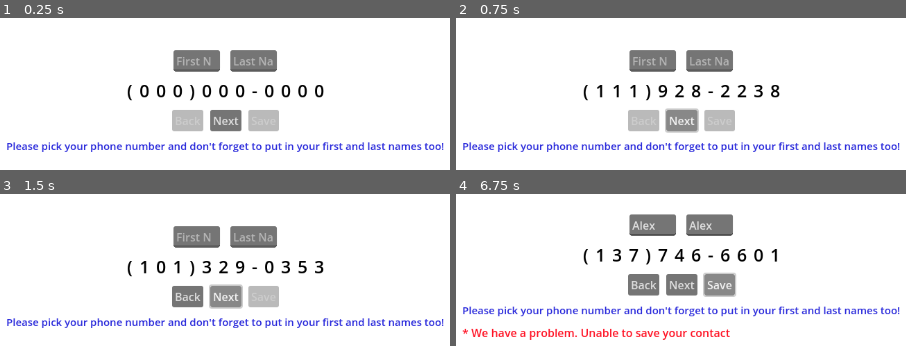
Above: before the commit, frames 1-4 (two rows, left to right).
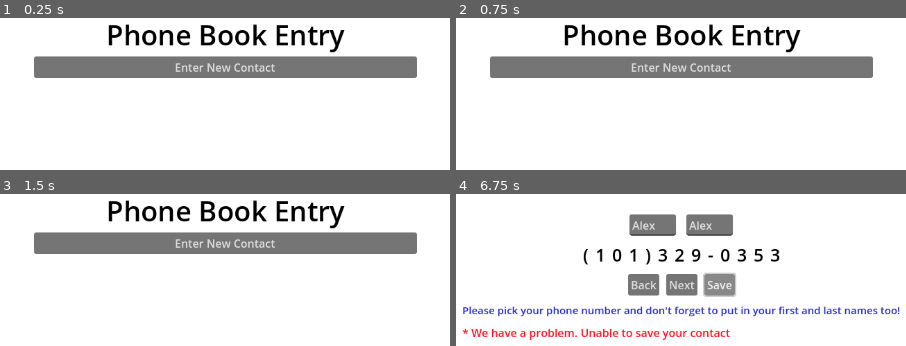
Above: after the commit, the same moments.

Repository: mjcampos/phone_number_entry
Game: Godot game, scene res://Menu/menu.tscn
Same seed, same stepped clock (60 frames per second), same inputs: the game is played once before the commit and once after it. Before the commit the project starts from res://MainView/main_view.tscn.
Inputs (mouse positions are in pixels of both pictures, inside the frame that each line leads up to):
- Up to frame 1 (0.25 s): no input
- Up to frame 2 (0.75 s): click (681, 119) at 0.5 s, where only the run before the commit has a clickable "Next"
- Up to frame 3 (1.5 s): click (225, 295) at 1.25 s, where only the run before the commit has a clickable "Next"
- Up to frame 4 (6.75 s): click (681, 242) at 2 s, where only the run after the commit has a clickable "Enter New Contact"; click (654, 236) at 2.77 s; type "Alex" at 2.85 s; click (708, 236) at 3 s; type "Alex" at 3.08 s; click "Next" at 3.5 s; click "Next" at 4.25 s; click "Next" at 5 s; click "Back" at 5.75 s; click "Save" at 6.5 s

The runs differ from the first frame. In frame 1, 22% of the frame differs, in the area x 1-99%, y 3-89%; in frame 2, 22%; in frame 3, 22%; in frame 4, 0.9%.

Commit message:
Add Menu scene and set it as starting scene

Diff:
--- /dev/null
+++ b/Menu/menu.gd
@@ -0,0 +1,7 @@
+extends Control
+
+@export_file(".tscn") var file_path
+
+
+func _on_new_entry_button_pressed() -> void:
+	get_tree().change_scene_to_file(file_path)
--- /dev/null
+++ b/Menu/menu.tscn
@@ -0,0 +1,52 @@
+[gd_scene load_steps=3 format=3 uid="uid://dxb2o1po3kriq"]
+
+[ext_resource type="Script" path="res://Menu/menu.gd" id="1_gu4fu"]
+
+[sub_resource type="LabelSettings" id="LabelSettings_s0rcx"]
+font_size = 40
+font_color = Color(0, 0, 0, 1)
+
+[node name="Menu" type="Control"]
+layout_mode = 3
+anchors_preset = 15
+anchor_right = 1.0
+anchor_bottom = 1.0
+grow_horizontal = 2
+grow_vertical = 2
+script = ExtResource("1_gu4fu")
+file_path = "res://MainView/main_view.tscn"
+
+[node name="Background" type="ColorRect" parent="."]
+layout_mode = 1
+anchors_preset = 15
+anchor_right = 1.0
+anchor_bottom = 1.0
+grow_horizontal = 2
+grow_vertical = 2
+
+[node name="MarginContainer" type="MarginContainer" parent="."]
+layout_mode = 1
+anchors_preset = 15
+anchor_right = 1.0
+anchor_bottom = 1.0
+grow_horizontal = 2
+grow_vertical = 2
+theme_override_constants/margin_left = 300
+theme_override_constants/margin_top = 200
+theme_override_constants/margin_right = 300
+theme_override_constants/margin_bottom = 200
+
+[node name="VBoxContainer" type="VBoxContainer" parent="MarginContainer"]
+layout_mode = 2
+
+[node name="Label" type="Label" parent="MarginContainer/VBoxContainer"]
+layout_mode = 2
+text = "Phone Book Entry"
+label_settings = SubResource("LabelSettings_s0rcx")
+horizontal_alignment = 1
+
+[node name="NewEntryButton" type="Button" parent="MarginContainer/VBoxContainer"]
+layout_mode = 2
+text = "Enter New Contact"
+
+[connection signal="pressed" from="MarginContainer/VBoxContainer/NewEntryButton" to="." method="_on_new_entry_button_pressed"]
--- a/project.godot
+++ b/project.godot
@@ -11,6 +11,6 @@
 [application]
 
 config/name="PhoneBookEntry"
-run/main_scene="res://MainView/main_view.tscn"
+run/main_scene="res://Menu/menu.tscn"
 config/features=PackedStringArray("4.1", "Forward Plus")
 config/icon="res://Assets/icon.PNG"
